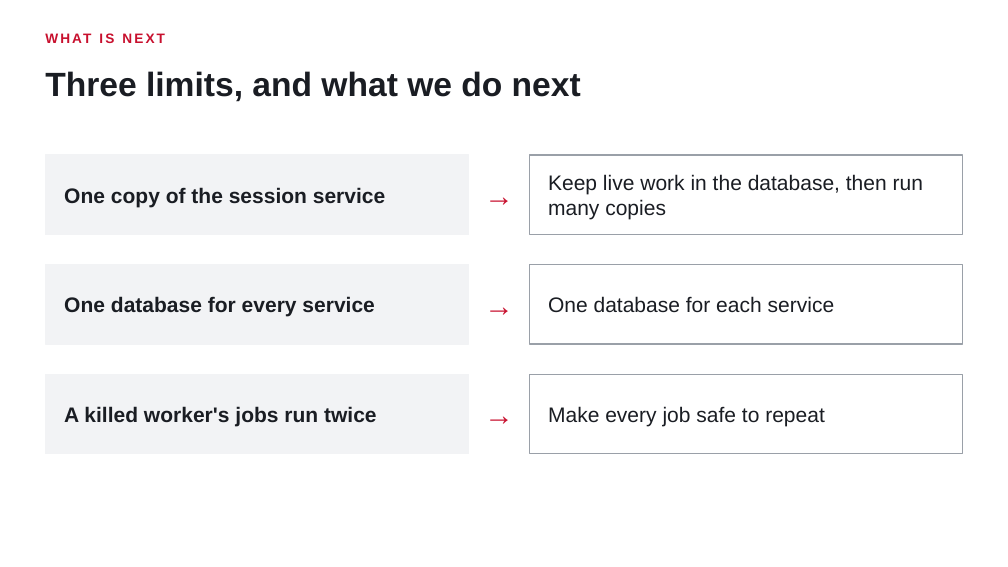
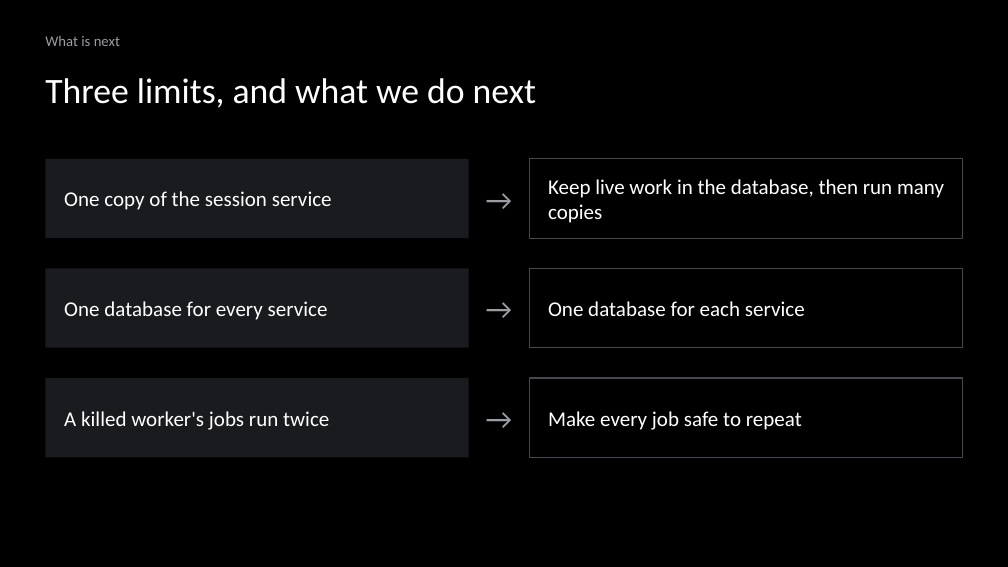
Before and after one commit to ziyangliu-666/lumen-next, a slide deck: slide 18 of docs/platform/slides/out/Team15-Lumen-Platform.pptx. Drawn at 1008x567 pixels with LibreOffice and Linux fonts; fonts in the diff are those of the drawing. Boxes give left, top, right and bottom in pixels: in the first picture for what was removed or moved away, otherwise in the second. Text is boxed around its words. In the diff, an @@ line names an element or a change of style, - is before the commit and + after.

```diff
--- a/docs/platform/slides/out/Team15-Lumen-Platform.pptx
+++ b/docs/platform/slides/out/Team15-Lumen-Platform.pptx
@@ background #FFFFFF to #000000 @@
@@ text at <box>45,36,120,46</box>: text changed; size 13 to 14 pt; font Arial to Calibri; text colour #C8102E to #9A9DA3; bold off @@
-WHAT IS NEXT
+What is next
@@ text "Three limits, and what we ..." at <box>45,78,536,108</box>: size 32 to 34 pt, font Arial to Calibri, text colour #1A1D23 to #FFFFFF, bold off @@
@@ fill #F2F3F5 to #1A1B1E; outline #F2F3F5 1.25 pt to none in 3 elements at <box>45,268,469,348</box>, <box>45,378,469,457</box>, <box>45,159,469,238</box> @@
@@ 6 rectangles: place and size @@
-6 rectangles at <box>45,155,963,454</box>
+6 rectangles at <box>45,159,963,457</box>
@@ fill #FFFFFF to none; outline #9AA0A8 1.25 pt to #45484C 1 pt in 3 elements at <box>529,268,963,348</box>, <box>529,378,963,457</box>, <box>529,159,963,238</box> @@
@@ font Arial to Calibri, text colour #1A1D23 to #FFFFFF, bold off in 3 elements at <box>64,301,328,320</box>, <box>64,191,332,210</box>, <box>64,411,329,430</box> @@
@@ font Arial to Calibri, text colour #C8102E to #9A9DA3, bold off in 3 elements at <box>476,159,522,238</box>, <box>476,268,522,348</box>, <box>476,378,522,457</box> @@
@@ font Arial to Calibri, text colour #1A1D23 to #FFFFFF in 3 elements at <box>548,301,805,316</box>, <box>548,179,944,223</box>, <box>548,411,802,430</box> @@
```
Also in this commit, not shown: 18 other slides changed, 14 other files.
